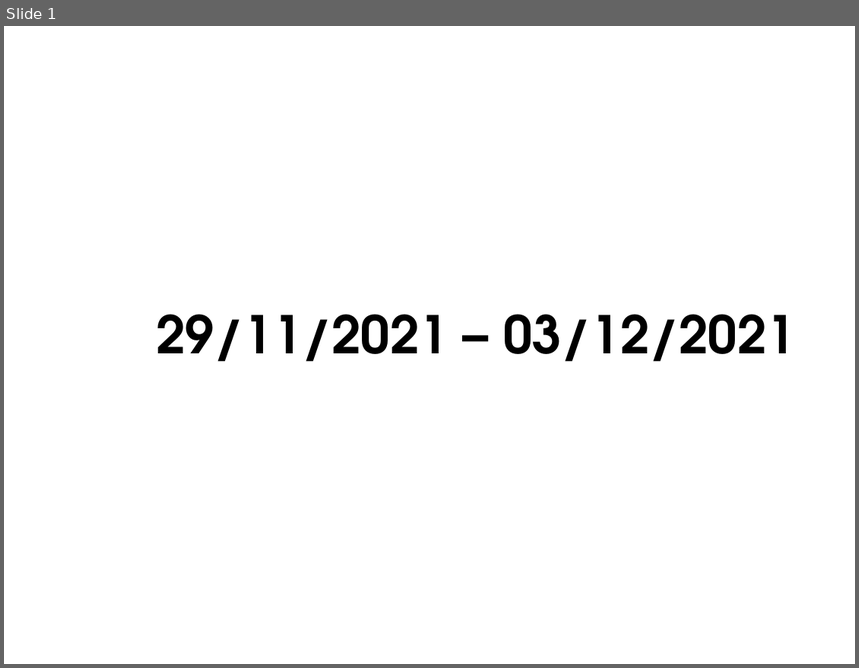
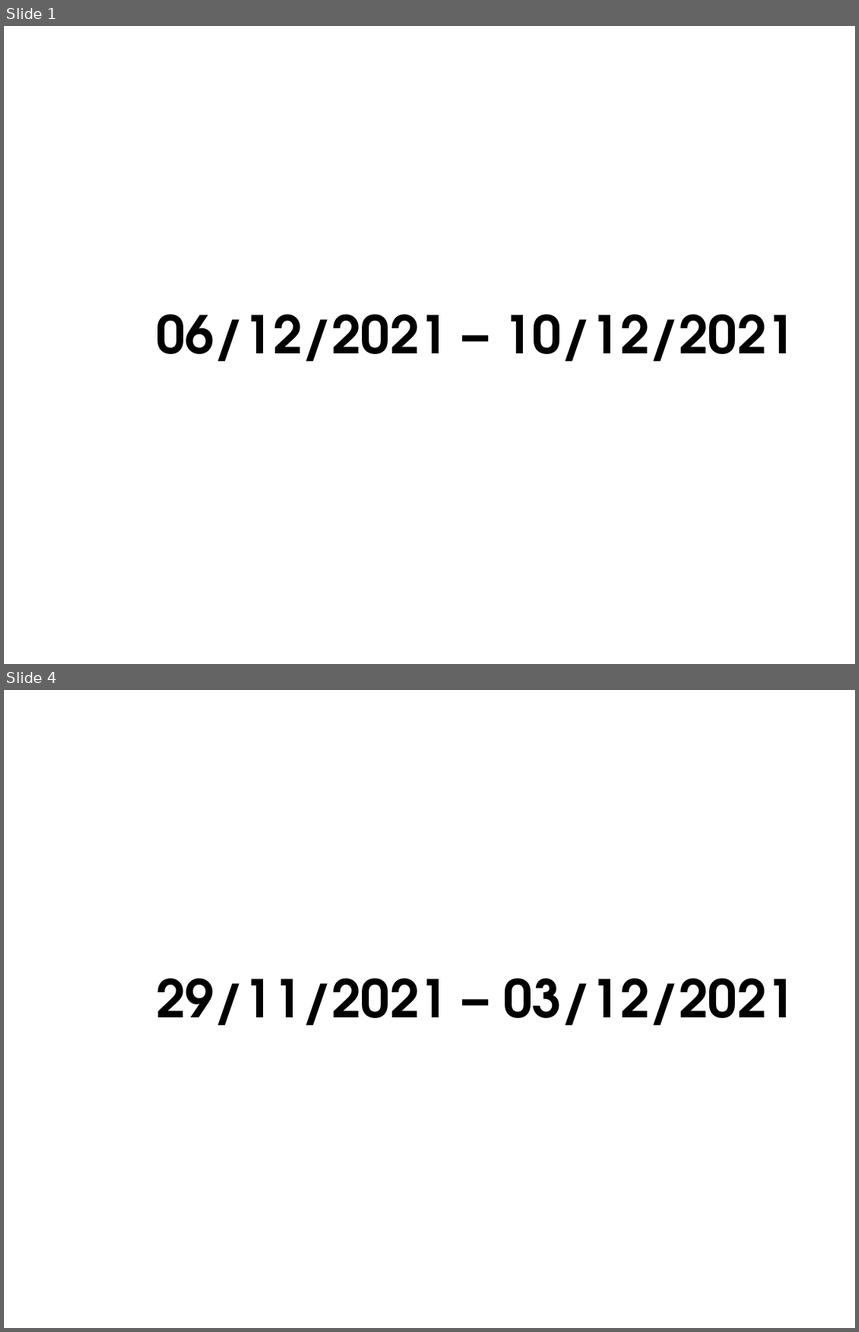
Before and after one commit to AXDELAROSA/CONTROL_QUALITY, a slide deck: 50_RECHAZOS/Docs/[QC] Material Rechazado.pptx. Shown one above the other, each under a label of ours: slide 1 before the commit, slides 1 and 4 after it; the slides between them are not shown. The pictures are 859x668 and 859x1332 pixels, drawn with LibreOffice and Linux fonts; fonts in the diff are those of the drawing; background and template pictures are left out. Boxes give left, top, right and bottom in pixels: in the first picture for what was removed or moved away, otherwise in the second. Text is boxed around its words. In the diff, an @@ line names an element or a change of style, - is before the commit and + after.

```diff
--- a/50_RECHAZOS/Docs/[QC] Material Rechazado.pptx
+++ b/50_RECHAZOS/Docs/[QC] Material Rechazado.pptx
@@ slide 1 added at (x1=4, y1=26, x2=855, y2=664), background picture (left out) @@
@@ text added at (x1=156, y1=314, x2=796, y2=362), 44 pt, text #000000, bold @@
+06/12/2021 – 10/12/2021
@@ what was slide 1 is now slide 4 @@
```
Also in this commit, not shown: 2 other slides added, 14 other files.
